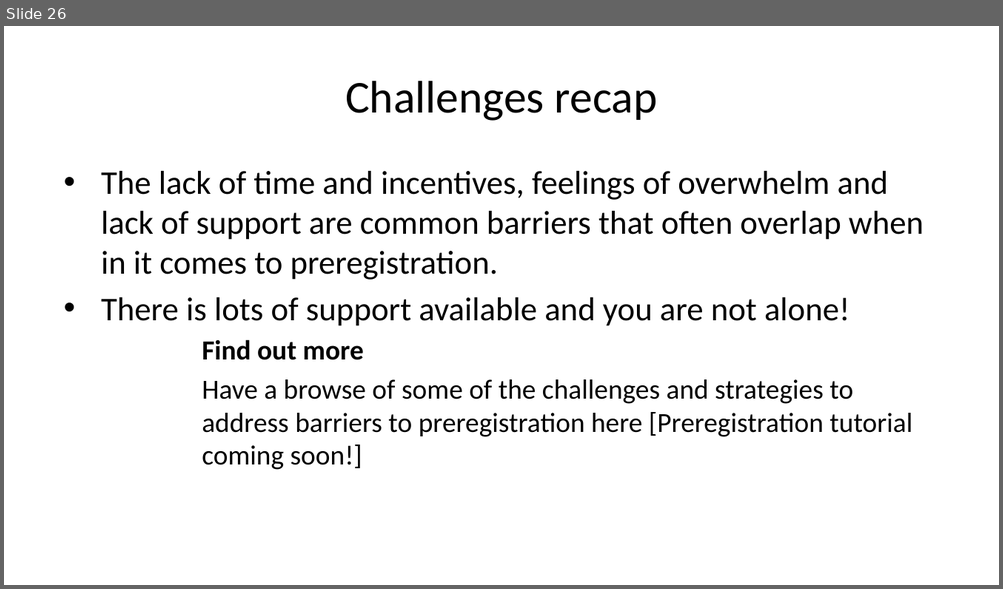
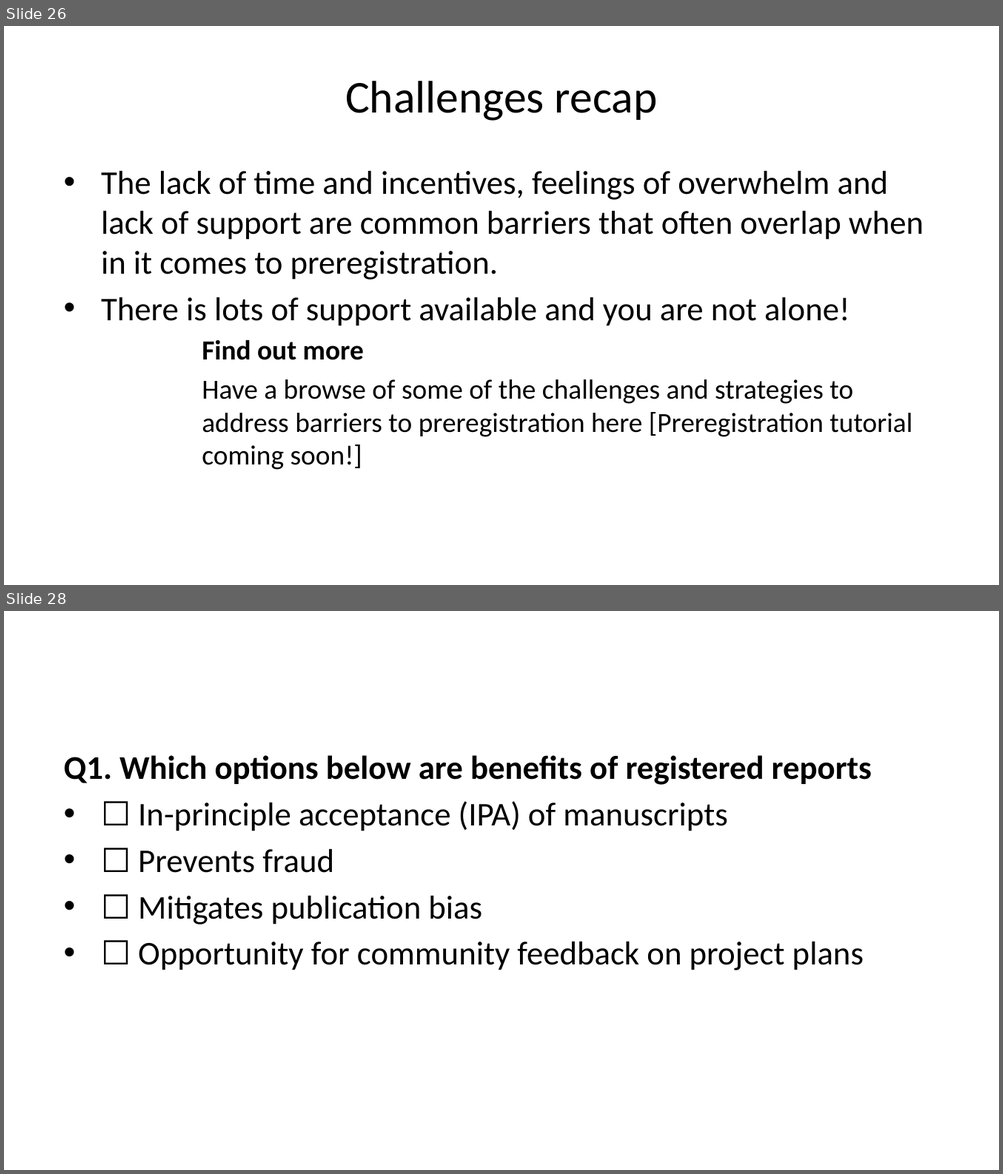
Before and after one commit to lmu-osc/teaching-material-for-novices, a slide deck: open-research-principles/preregistration-part-II/preregistration-part-II-slides.pptx. Shown one above the other, each under a label of ours: slide 26 before the commit, slides 26 and 28 after it; the slides between them are not shown. The pictures are 1003x589 and 1003x1174 pixels, drawn with LibreOffice and Linux fonts; fonts in the diff are those of the drawing. Boxes give left, top, right and bottom in pixels: in the first picture for what was removed or moved away, otherwise in the second. Text is boxed around its words. In the diff, an @@ line names an element or a change of style, - is before the commit and + after.

```diff
--- a/open-research-principles/preregistration-part-II/preregistration-part-II-slides.pptx
+++ b/open-research-principles/preregistration-part-II/preregistration-part-II-slides.pptx
@@ slide 28 added at (4, 611, 999, 1170), background #FFFFFF @@
@@ text added at (64, 755, 871, 971), 24 pt, text #000000 @@
+Q1. Which options below are benefits of registered reports
+• ☐ In-principle acceptance (IPA) of manuscripts
+• ☐ Prevents fraud
+• ☐ Mitigates publication bias
+• ☐ Opportunity for community feedback on project plans
```
Also in this commit, not shown: 4 slides changed, 3 other slides added, 30 other files.
